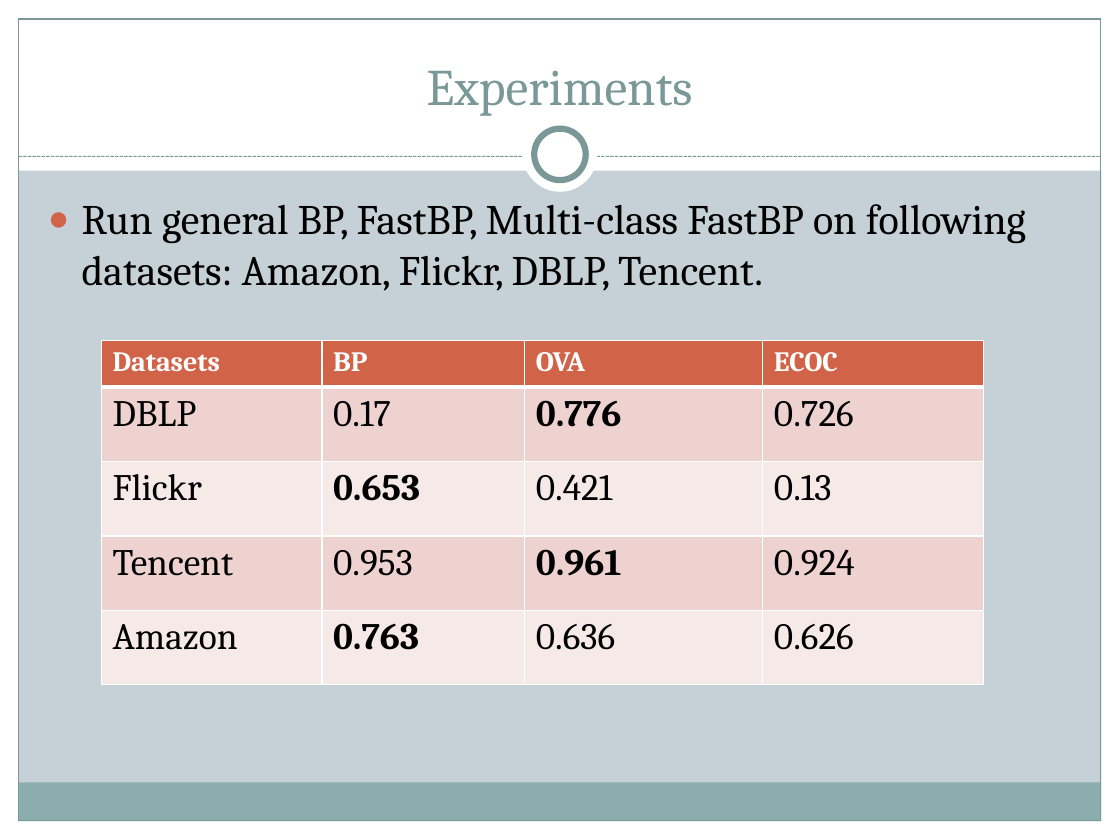
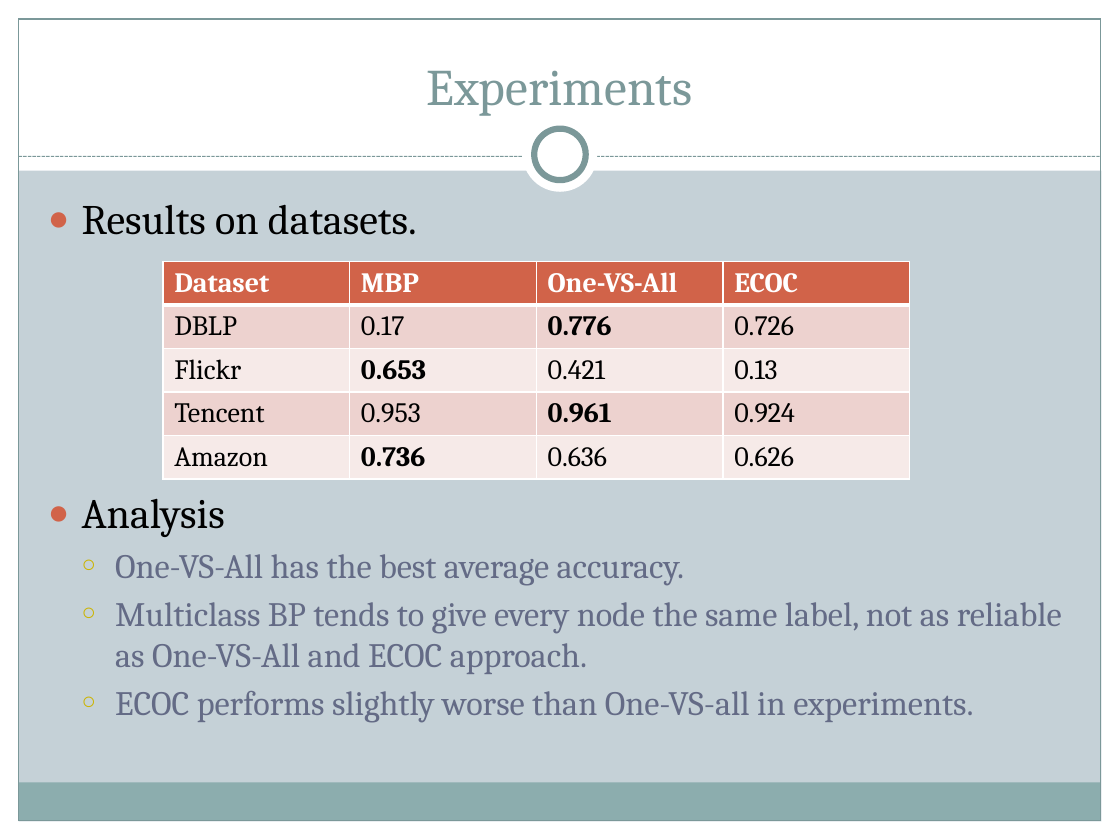
Before and after one commit to lazyplus/826Code, a slide deck: slide 8 of DOC/The Implementation and Application of Multiclass belief propagation on hadoop.pptx. Drawn at 1120x840 pixels with LibreOffice and Linux fonts; fonts in the diff are those of the drawing. Boxes give left, top, right and bottom in pixels: in the first picture for what was removed or moved away, otherwise in the second. Text is boxed around its words. In the diff, an @@ line names an element or a change of style, - is before the commit and + after.

```diff
--- a/DOC/The Implementation and Application of Multiclass belief propagation on hadoop.pptx
+++ b/DOC/The Implementation and Application of Multiclass belief propagation on hadoop.pptx
@@ text at [82, 204, 1062, 722]: text changed; size 27 to 22 pt; text colour #000000 to #646B86 @@
-● Run general BP, FastBP, Multi-class FastBP on following datasets: Amazon, Flickr, DBLP, Tencent.
+● Results on datasets.
+● Analysis
+  ○ One-VS-All has the best average accuracy.
+  ○ Multiclass BP tends to give every node the same label, not as reliable as One-VS-All and ECOC approach.
+  ○ ECOC performs slightly worse than One-VS-all in experiments.
@@ table at [164, 261, 912, 485] @@
-row 1: Datasets | BP | OVA | ECOC
+row 1: Dataset | MBP | One-VS-All | ECOC
-row 5, column 2: 0.763
+row 5, column 2: 0.736
@@ size 24 to 18 pt in "DBLP", "0.17", "0.776", "0.726" and 11 more places @@
@@ table: place and size @@
-table at [102, 340, 984, 684]
+table at [164, 261, 912, 485]
```
Also in this commit, not shown: 4 other slides changed, 2 slides added, 2 slides removed, 3 other files.
